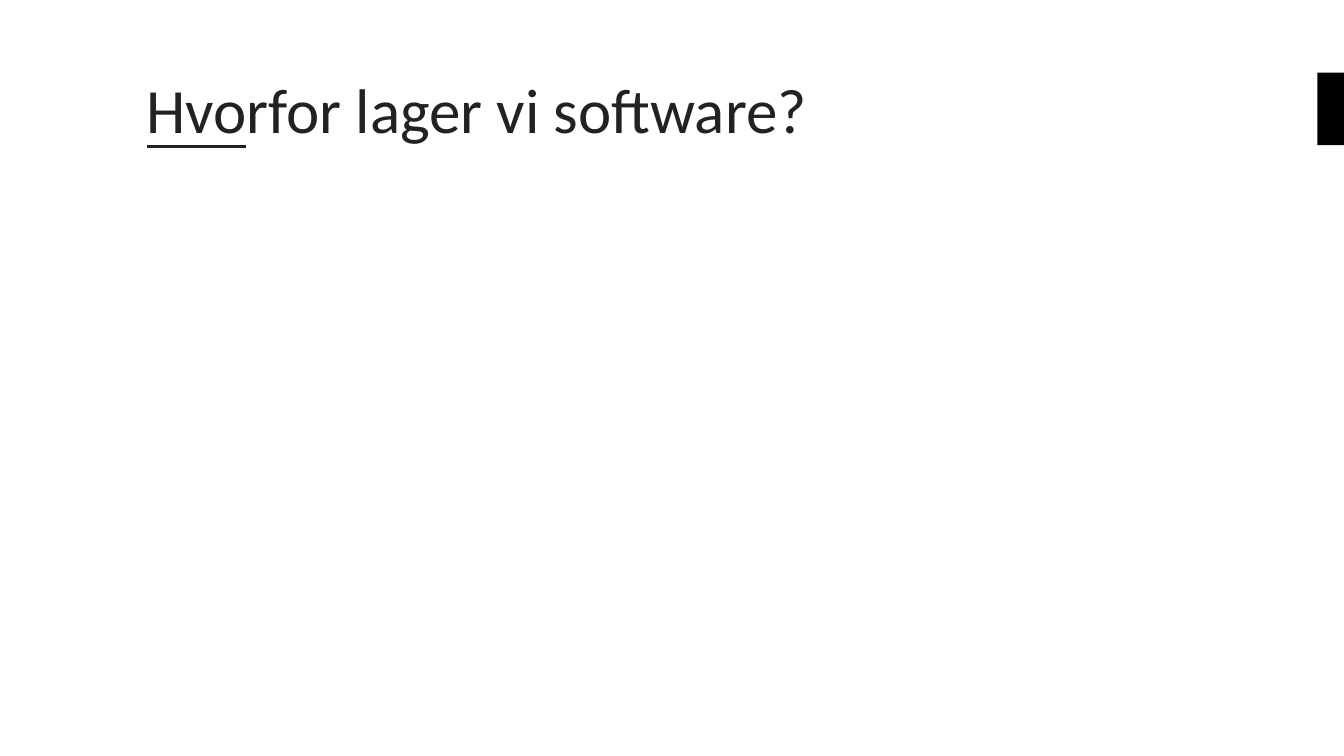
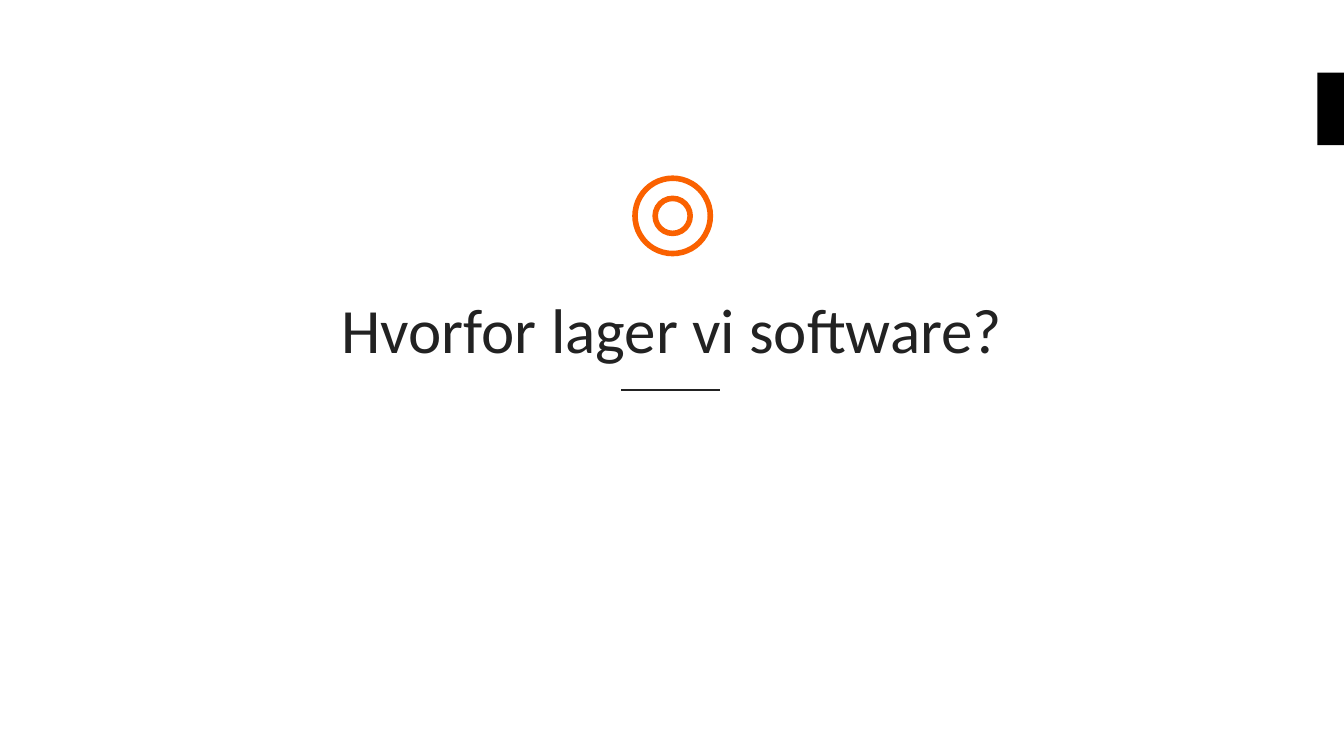
Before and after one commit to bouvet/azure-workshops, a slide deck: slide 7 of Workshop_2/Presentasjon/Azureskolen-Workshop#2.pptx (slide 6 before the commit). Drawn at 1344x756 pixels with LibreOffice and Linux fonts; fonts in the diff are those of the drawing; background and template pictures are left out. Boxes give left, top, right and bottom in pixels: in the first picture for what was removed or moved away, otherwise in the second. Text is boxed around its words. In the diff, an @@ line names an element or a change of style, - is before the commit and + after.

```diff
--- a/Workshop_2/Presentasjon/Azureskolen-Workshop#2.pptx
+++ b/Workshop_2/Presentasjon/Azureskolen-Workshop#2.pptx
@@ ellipse added at (635,178,711,254), outline #FA6100 4 pt @@
@@ ellipse added at (655,199,691,234), outline #FA6100 4 pt @@
@@ title "Hvorfor lager vi software?": place and size @@
-title "Hvorfor lager vi software?" at (146,89,807,148)
+title "Hvorfor lager vi software?" at (341,309,1002,364)
@@ title "Hvorfor lager vi software?" at (341,309,1002,364): alignment left to centre; vertical alignment middle to bottom @@
@@ line moved from (146, 146) - (246, 146) to (621, 390) - (721, 390) @@
```
Also in this commit, not shown: 10 other slides changed, 3 slides added, 1 slide removed, 2 other files.
